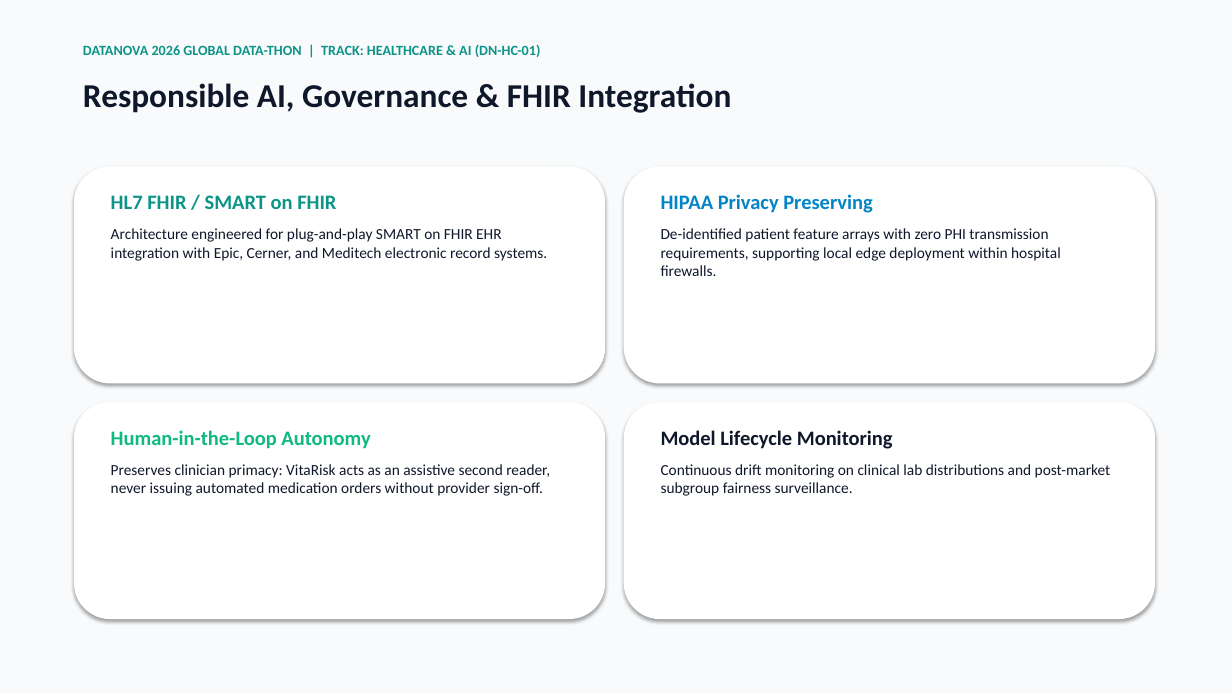
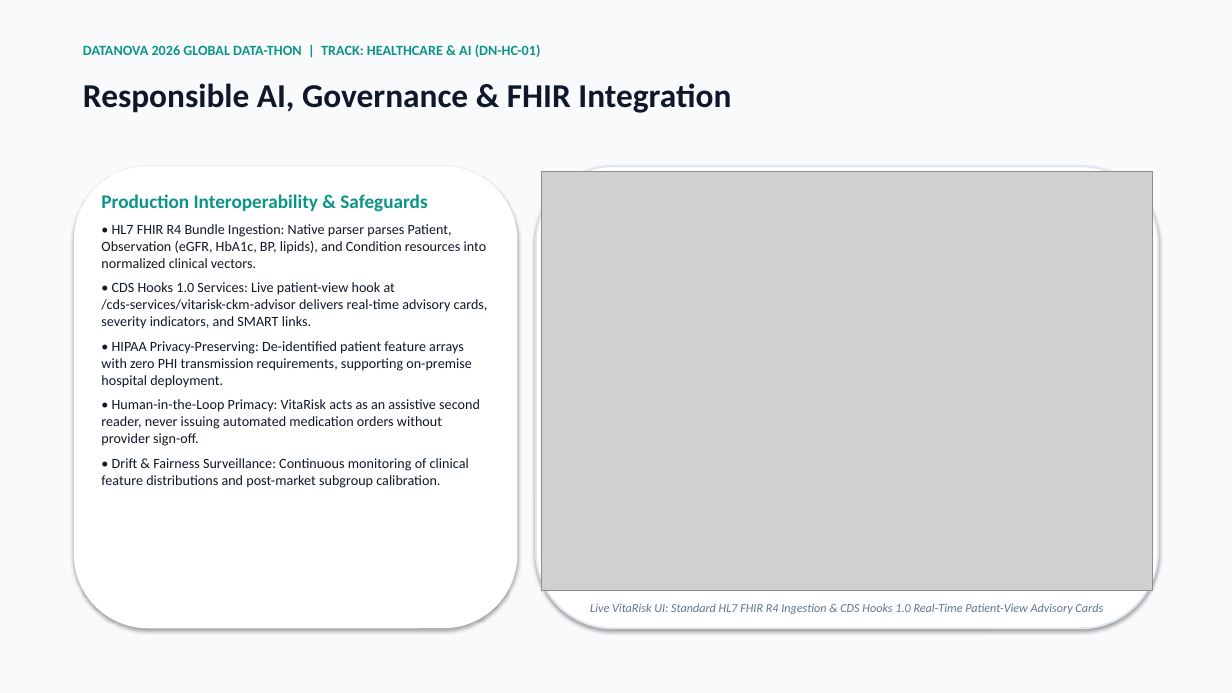
Before and after one commit to armageden/vitarisk-cds, a slide deck: slide 12 of presentation/VitaRisk_CDS_DataNova2026_Presentation.pptx. Drawn at 1232x693 pixels with LibreOffice and Linux fonts; fonts in the diff are those of the drawing; grey boxes stand for pictures. Boxes give left, top, right and bottom in pixels: in the first picture for what was removed or moved away, otherwise in the second. Text is boxed around its words. In the diff, an @@ line names an element or a change of style, - is before the commit and + after.

Commit message:
feat: re-render presentation deck, high-res UI screenshots & 5-chapter walkthrough video to reflect live HL7 FHIR R4, CDS Hooks 1.0, KFRE/PREVENT baselines & HF deployment

```diff
--- a/presentation/VitaRisk_CDS_DataNova2026_Presentation.pptx
+++ b/presentation/VitaRisk_CDS_DataNova2026_Presentation.pptx
@@ rounded rectangle: place and size @@
-rounded rectangle at [74, 166, 605, 384]
+rounded rectangle at [74, 166, 518, 628]
@@ rounded rectangle: place and size @@
-rounded rectangle at [624, 166, 1155, 384]
+rounded rectangle at [536, 166, 1158, 628]
@@ rounded rectangle at [536, 166, 1158, 628]: outline none to #E2E8F0 1.5 pt @@
@@ picture added at [542, 172, 1153, 591] @@
@@ text at [101, 194, 488, 488]: text changed; size 12 to 11 pt @@
-HL7 FHIR / SMART on FHIR
-Architecture engineered for plug-and-play SMART on FHIR EHR integration with Epic, Cerner, and Meditech electronic record systems.
+Production Interoperability & Safeguards
+• HL7 FHIR R4 Bundle Ingestion: Native parser parses Patient, Observation (eGFR, HbA1c, BP, lipids), and Condition resources into normalized clinical vectors.
+• CDS Hooks 1.0 Services: Live patient-view hook at /cds-services/vitarisk-ckm-advisor delivers real-time advisory cards, severity indicators, and SMART links.
+• HIPAA Privacy-Preserving: De-identified patient feature arrays with zero PHI transmission requirements, supporting on-premise hospital deployment.
+• Human-in-the-Loop Primacy: VitaRisk acts as an assistive second reader, never issuing automated medication orders without provider sign-off.
+• Drift & Fairness Surveillance: Continuous monitoring of clinical feature distributions and post-market subgroup calibration.
@@ text removed at [661, 194, 1061, 276] @@
-HIPAA Privacy Preserving
-De-identified patient feature arrays with zero PHI transmission requirements, supporting local edge deployment within hospital firewalls.
@@ rounded rectangle removed at [74, 402, 605, 619] @@
@@ rounded rectangle removed at [624, 402, 1155, 619] @@
@@ text removed at [111, 430, 550, 496] @@
-Human-in-the-Loop Autonomy
-Preserves clinician primacy: VitaRisk acts as an assistive second reader, never issuing automated medication orders without provider sign-off.
@@ text removed at [661, 430, 1111, 496] @@
-Model Lifecycle Monitoring
-Continuous drift monitoring on clinical lab distributions and post-market subgroup fairness surveillance.
@@ text added at [590, 603, 1103, 614], 9.5 pt, text #64748B, italic @@
+Live VitaRisk UI: Standard HL7 FHIR R4 Ingestion & CDS Hooks 1.0 Real-Time Patient-View Advisory Cards
```
Also in this commit, not shown: 3 other slides changed, 14 other files.
